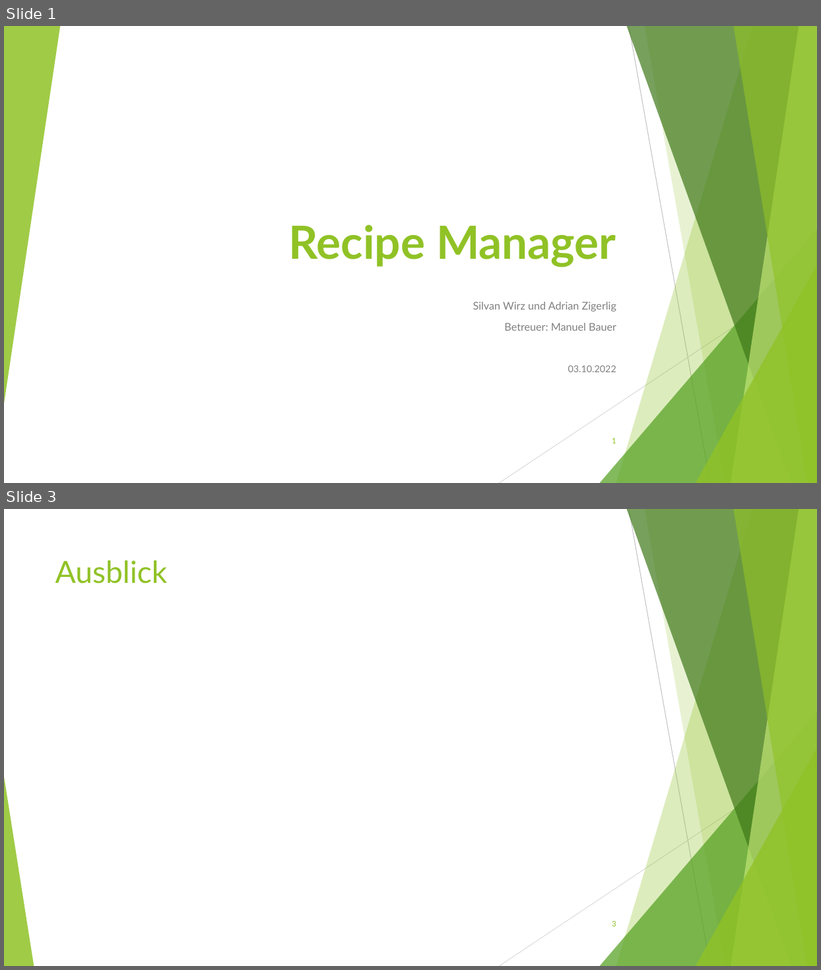
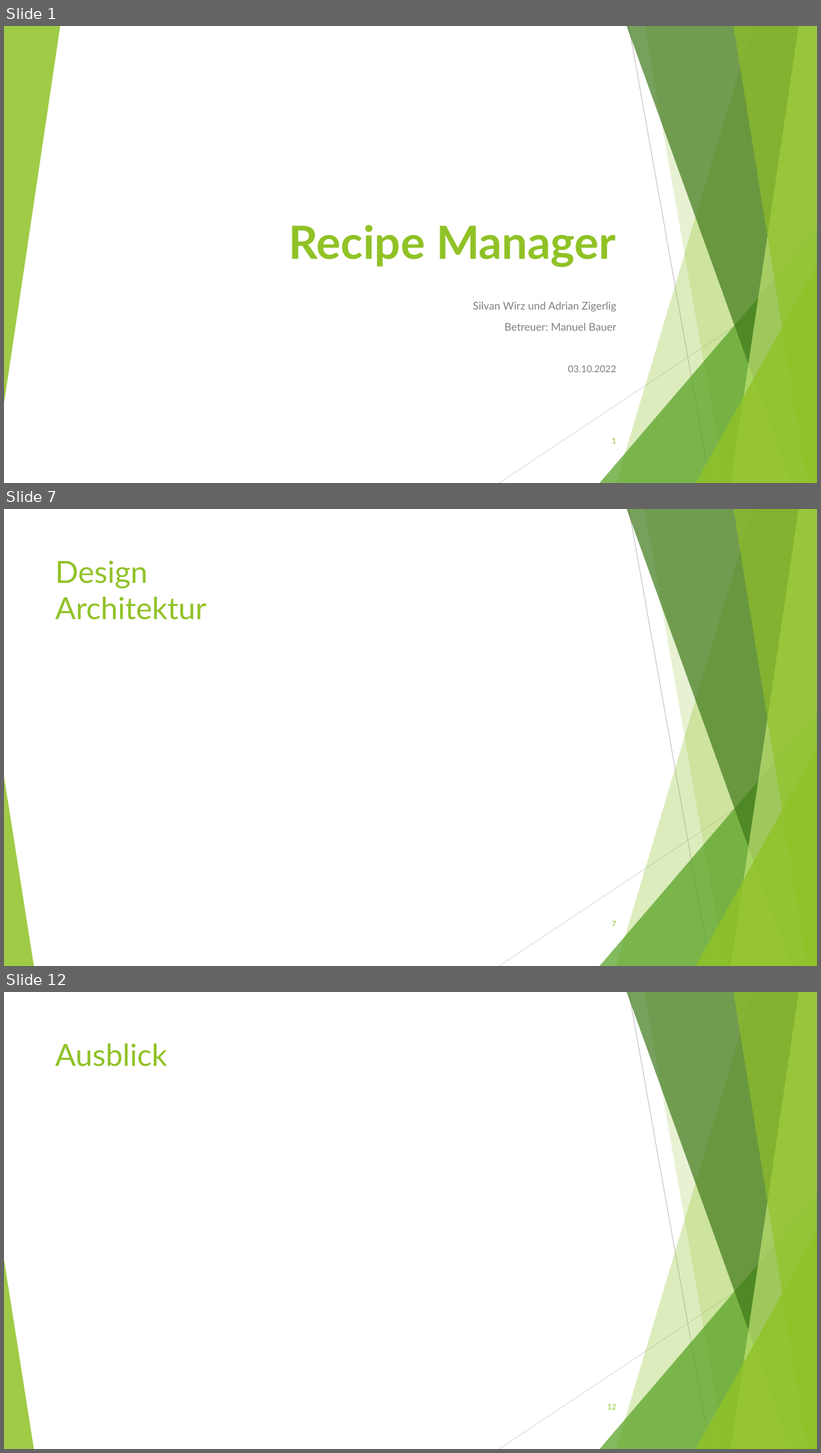
Before and after one commit to BirbsOfPrey/RecipeManager-Project, a slide deck: Präsentation/RecipeManager_Präsentation.pptx. Shown one above the other, each under a label of ours: slides 1 and 3 before the commit, slides 1, 7 and 12 after it; the slides between them are not shown. The pictures are 821x970 and 821x1453 pixels, drawn with LibreOffice and Linux fonts; fonts in the diff are those of the drawing. Boxes give left, top, right and bottom in pixels: in the first picture for what was removed or moved away, otherwise in the second. Text is boxed around its words. In the diff, an @@ line names an element or a change of style, - is before the commit and + after.

```diff
--- a/Präsentation/RecipeManager_Präsentation.pptx
+++ b/Präsentation/RecipeManager_Präsentation.pptx
@@ slide 7 added at [4, 509, 817, 966], background #FFFFFF; not listed: 10 template elements that a slide beside it also shows @@
@@ title added at [55, 560, 207, 620], 36 pt, text #90C226 @@
+Design
+Architektur
@@ page number added at [612, 921, 616, 927], 9 pt, text #90C226 @@
+7
@@ what was slide 3 is now slide 12 @@
@@ page number at [607, 1404, 616, 1410]: text changed @@
-3
+12
```
Also in this commit, not shown: 1 slide changed, 8 other slides added.
